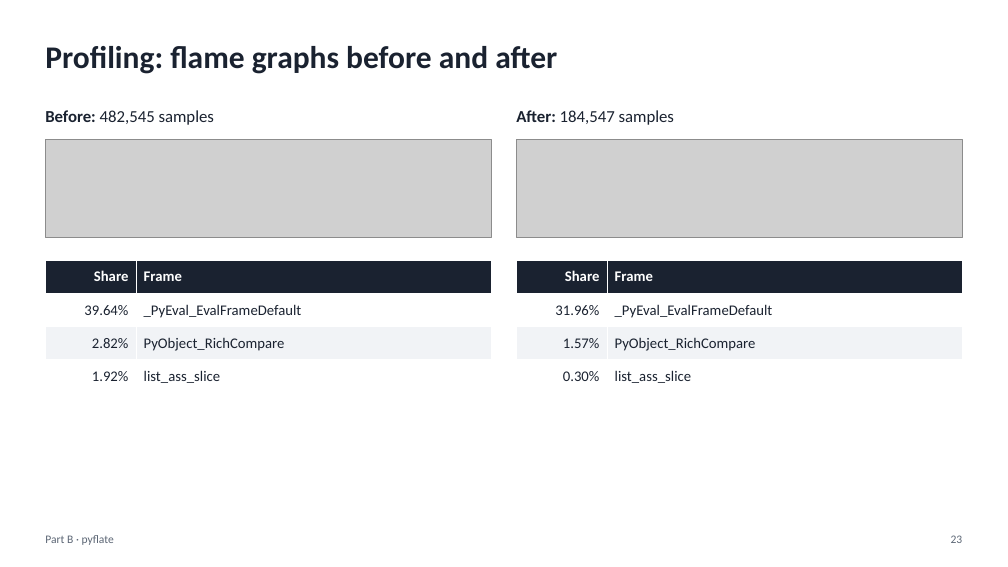
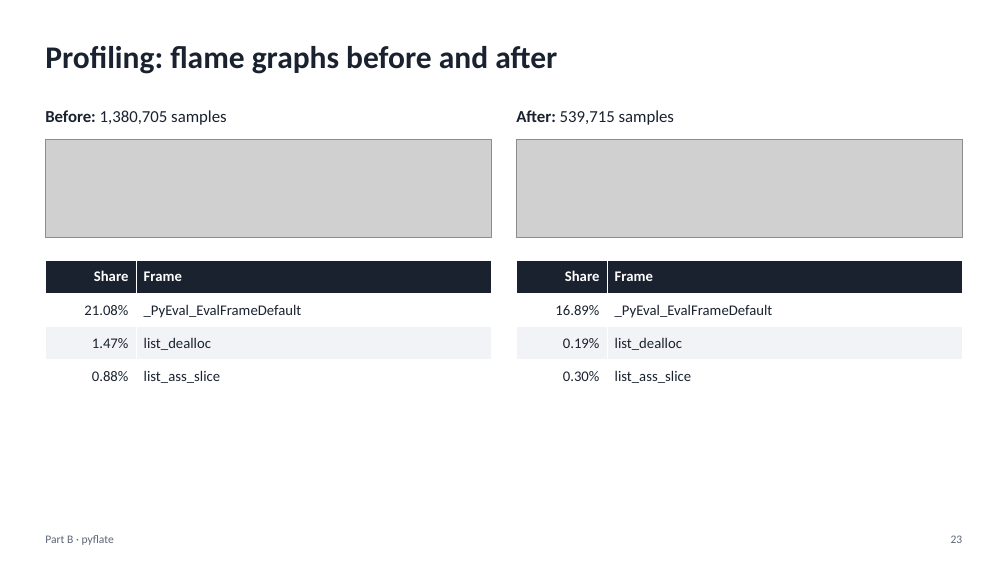
Before and after one commit to muhameedm/hw-sw-codesign-project, a slide deck: slide 23 of presentation/presentation.pptx. Drawn at 1008x567 pixels with LibreOffice and Linux fonts; fonts in the diff are those of the drawing; grey boxes stand for pictures. Boxes give left, top, right and bottom in pixels: in the first picture for what was removed or moved away, otherwise in the second. Text is boxed around its words. In the diff, an @@ line names an element or a change of style, - is before the commit and + after.

```diff
--- a/presentation/presentation.pptx
+++ b/presentation/presentation.pptx
@@ text at [45, 110, 226, 125]: text changed @@
-Before: 482,545 samples
+Before: 1,380,705 samples
@@ text at [516, 110, 674, 125]: text changed @@
-After: 184,547 samples
+After: 539,715 samples
@@ table at [45, 260, 492, 393] @@
-row 2, column 1: 39.64%
+row 2, column 1: 21.08%
-row 3, column 1: 2.82%
+row 3, column 1: 1.47%
-row 3, column 2: PyObject_RichCompare
+row 3, column 2: list_dealloc
-row 4, column 1: 1.92%
+row 4, column 1: 0.88%
@@ table at [516, 260, 963, 393] @@
-row 2, column 1: 31.96%
+row 2, column 1: 16.89%
-row 3, column 1: 1.57%
+row 3, column 1: 0.19%
-row 3, column 2: PyObject_RichCompare
+row 3, column 2: list_dealloc
```
Also in this commit, not shown: 10 other slides changed, 5 other files.
